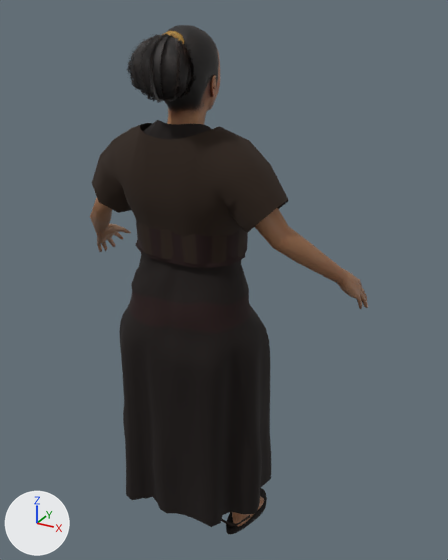
Renders of the glTF model campaigns/01_pachacutec/assets/models/pch_npc_weaver.glb from each side of a commit.
Camera for both pictures: a 50 mm camera at (0.77, -1.194, 1.362) aimed at (0.052, 0.113, 0.709). The axes (+X, +Y, +Z) are drawn at lower left. The lights are the same throughout. The older version comes first. Where no turn or scale is listed for an object, it has been applied to the vertices. Vertices at exactly the same position are counted once.

Before the edit, the objects in view are built like this:
```python
me_clothes = bpy.data.meshes.new('clothes')
me_clothes.from_pydata(...)  # 1967 vertices, 3524 faces; spans x -0.26..0.261, y -0.132..0.211, z 0.001..1.131
me_clothes.materials.append(mat_pch_cloth)
me_female1605 = bpy.data.meshes.new('female1605')
me_female1605.from_pydata(...)  # 1052 vertices, 2080 faces; spans x -0.414..0.414, y -0.072..0.245, z 0.001..1.101
me_female1605.materials.append(mat_human_body)  # picture img_young_lightskinned_female_diffuse3_png_pch
me_mesh_001 = bpy.data.meshes.new('Mesh.001')
me_mesh_001.from_pydata(...)  # 1994 vertices, 3664 faces; spans x -0.072..0.087, y -0.126..0.138, z 1.011..1.327
# faces by material slot: [3386, 278]
me_mesh_001.materials.append(mat_rb_head)
me_mesh_001.materials.append(mat_rb_hair_001)
ob_body = bpy.data.objects.new('body', me_female1605)
ob_body.location = (0.0, 0.0, 0.0)
ob_clothes = bpy.data.objects.new('clothes', me_clothes)
ob_clothes.location = (0.0, 0.0, 0.0)
ob_head = bpy.data.objects.new('head', me_mesh_001)
ob_head.location = (0.0, 0.0, 0.0)
```
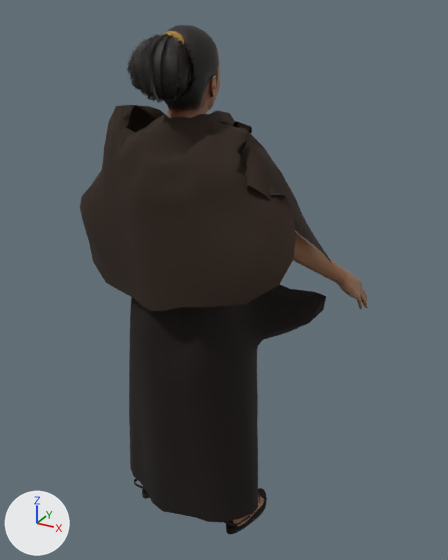
Diff of the bpy script that builds the scene:
```diff
--- a/campaigns/01_pachacutec/assets/models/pch_npc_weaver.glb.py
+++ b/campaigns/01_pachacutec/assets/models/pch_npc_weaver.glb.py
@@ me_clothes @@
 # used by ob_clothes; location = (0.0, 0.0, 0.0)
-me_clothes.from_pydata(...)  # 1967 vertices, 3524 faces; spans x -0.26..0.261, y -0.132..0.211, z 0.001..1.131
+me_clothes.from_pydata(...)  # 2208 vertices, 4008 faces; spans x -0.365..0.369, y -0.145..0.269, z 0.001..1.157
+# me_clothes part 1: the loose piece of 1248 vertices spanning x -0.22..0.22, y -0.132..0.162, z 0.086..0.835 is rebuilt with 1404 vertices and now spans x -0.33..0.328, y -0.122..0.221, z 0.074..1.114
+# me_clothes part 2: the loose piece of 227 vertices spanning x -0.186..0.185, y -0.09..0.149, z 0.665..1.131 is rebuilt with 512 vertices and now spans x -0.365..0.369, y -0.145..0.269, z 0.677..1.157
+# me_clothes part 3: the loose piece of 96 vertices spanning x -0.141..0.141, y -0.064..0.161, z 0.815..0.895 is rebuilt with 96 vertices and now spans x -0.148..0.177, y -0.106..0.167, z 0.81..0.9
+# me_clothes part 4
+# 200 vertices are removed from x -0.26..0.261, y -0.089..0.164, z 0.802..1.122
+# 352 faces are deleted
+# other edits to the shape of me_clothes do not show in these pictures
 me_clothes.materials.append(mat_pch_cloth)
```

What differs and where, as boxes (x1, y1, x2, y2) in the pictures (448 x 560 px):
'clothes', reshaped (29% wider)
    before: (92, 120, 288, 534)
    after: (80, 105, 333, 534)
part 1 of me_clothes, rebuilt
    before: (119, 252, 271, 527)
    after: (129, 123, 326, 523)
part 2 of me_clothes, rebuilt (mostly hidden before)
    before: (139, 120, 243, 324)
    after: (80, 105, 333, 311)
part 3 of me_clothes, rebuilt (not visible afterwards)
    before: (136, 220, 248, 264)
part 4 of me_clothes, deleted
    before: (92, 123, 288, 268)
